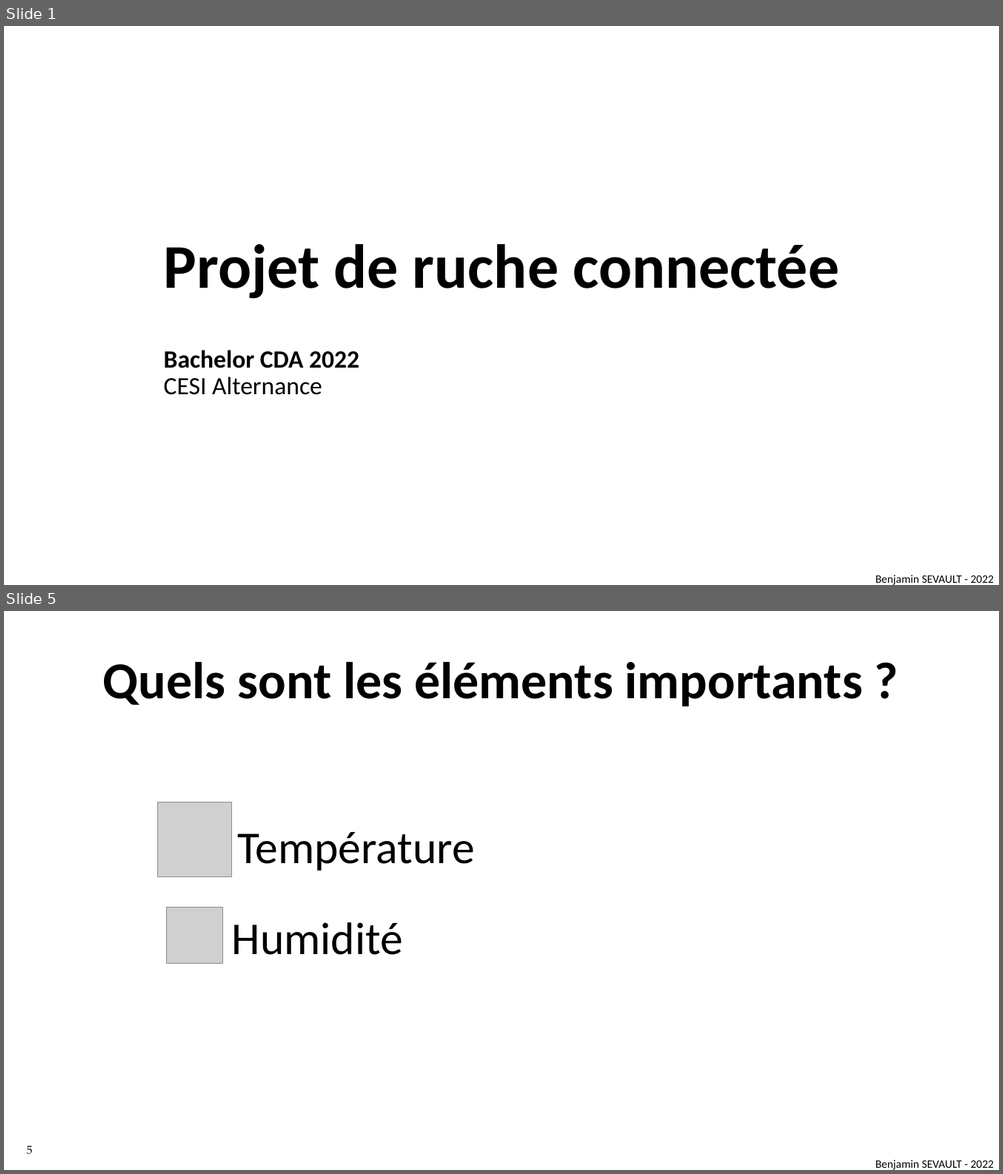
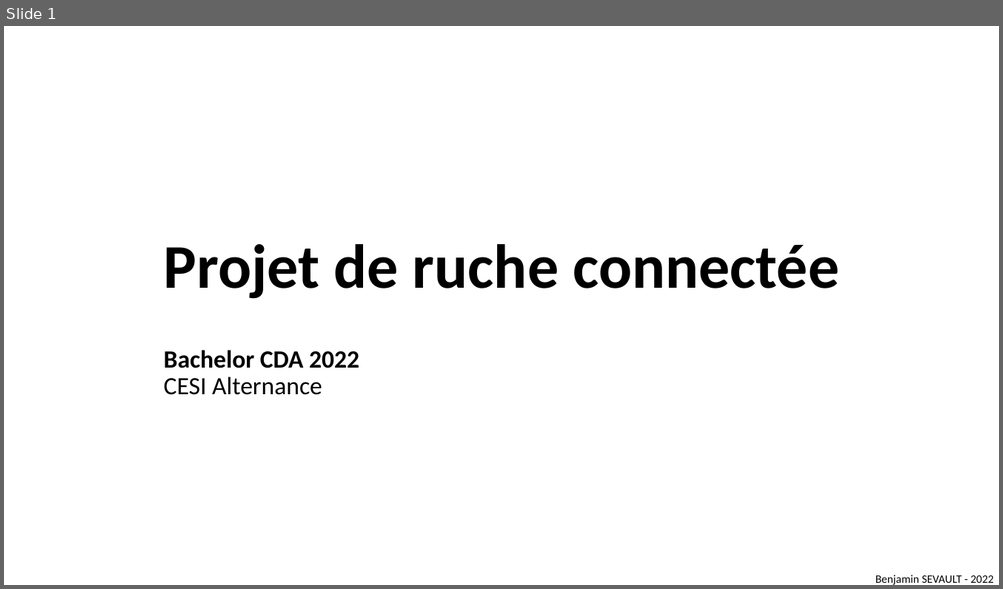
Before and after one commit to BSevault/beemonitor-docs, a slide deck: Projet de ruche connectée.pptx. Shown one above the other, each under a label of ours: slides 1 and 5 before the commit, slide 1 after it; the slides between them are not shown. The pictures are 1003x1174 and 1003x589 pixels, drawn with LibreOffice and Linux fonts; fonts in the diff are those of the drawing; grey boxes stand for pictures; background and template pictures are left out. Boxes give left, top, right and bottom in pixels: in the first picture for what was removed or moved away, otherwise in the second. Text is boxed around its words. In the diff, an @@ line names an element or a change of style, - is before the commit and + after.

```diff
--- a/Projet de ruche connectée.pptx
+++ b/Projet de ruche connectée.pptx
@@ slide 5 removed at (4,611,999,1170), background picture (left out) @@
@@ text removed at (103,662,862,706) @@
-Quels sont les éléments importants ?
@@ picture removed at (157,803,232,877) @@
@@ text removed at (237,832,475,871) @@
-Température
@@ picture removed at (167,907,222,963) @@
@@ text removed at (232,923,403,955) @@
-Humidité
@@ page number removed at (27,1146,33,1155) @@
-5
@@ text removed at (875,1160,993,1170) @@
-Benjamin SEVAULT - 2022
```
Also in this commit, not shown: 4 slides changed, 1 slide added, 6 other slides removed, 3 other files.
